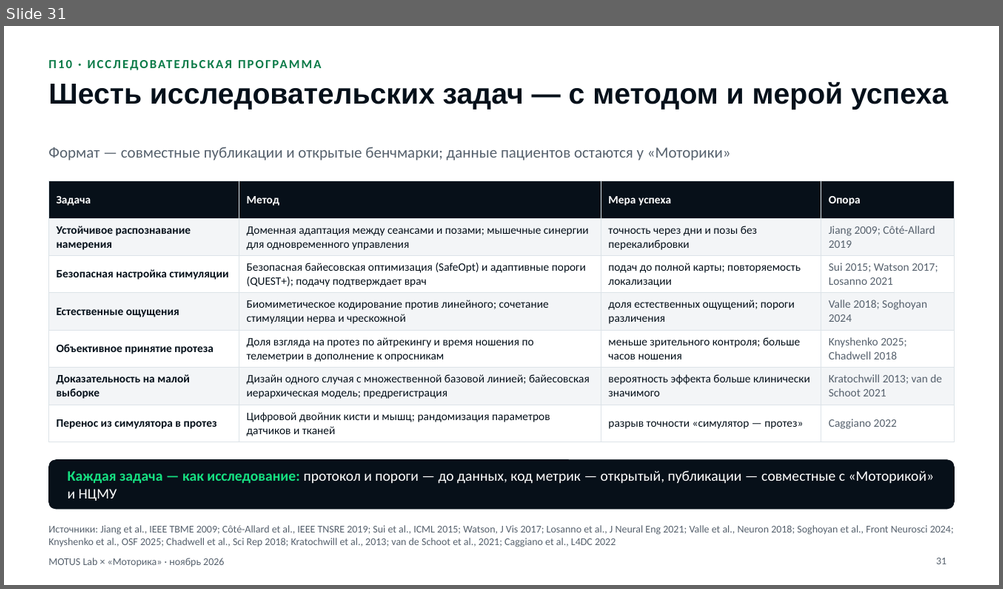
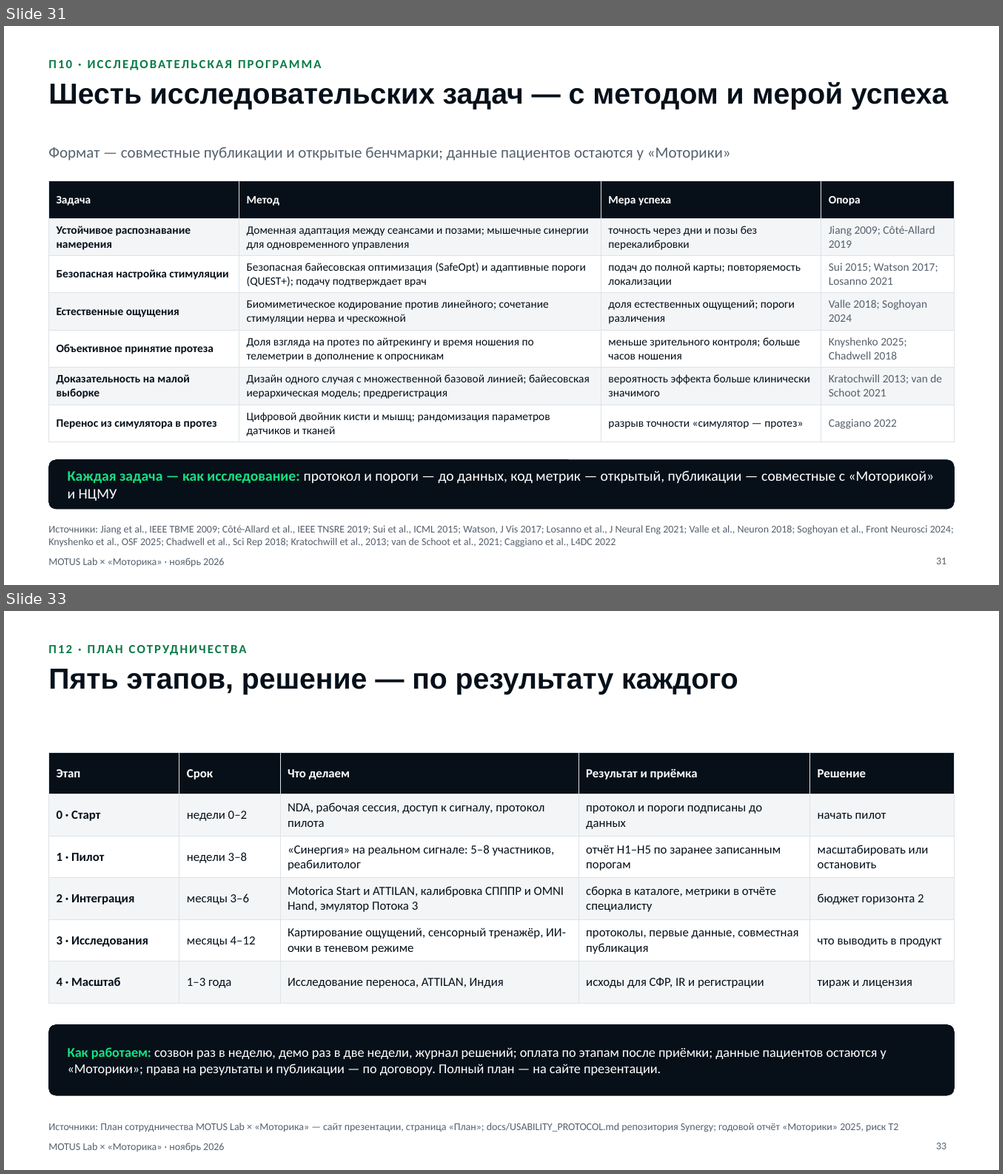
Before and after one commit to KonkovDV/Synergy, a slide deck: motorica/MOTUS-Lab-Motorica.pptx. Shown one above the other, each under a label of ours: slide 31 before the commit, slides 31 and 33 after it; the slides between them are not shown. The pictures are 1003x589 and 1003x1174 pixels, drawn with LibreOffice and Linux fonts; fonts in the diff are those of the drawing. Boxes give left, top, right and bottom in pixels: in the first picture for what was removed or moved away, otherwise in the second. Text is boxed around its words. In the diff, an @@ line names an element or a change of style, - is before the commit and + after.

Commit message:
«Моторика»: фактчекинг, боли компании и план сотрудничества
- Фактчекинг по годовому отчёту «Моторики» за 2025 год: убрано
  неподтверждённое упоминание «Лимба» на слайде сценариев; слайд
  экономики опирается на долю повторных пациентов рынка (87 %); в
  чувствительности — граница допущения A1 (рынок: 87 % повторных
  продаж → рычаг удержания ≈42 млн ₽ в 2031 году вместо 145).
- Новые приложения: П11 «Боли «Моторики»» — восемь болей из годового
  отчёта, реестра рисков и интервью с ответом и мерой на каждую; П12
  «План сотрудничества» — пять этапов с воротами решений.
- motorica/PLAN.md и страница /motorica/plan.html: боли, семь рабочих
  пакетов с приёмкой, этапы, первые 90 дней, роли, данные и
  регуляторика, варианты прав и оплаты, показатели, риски, источники.
- Проверки: план без контактов и собран из текущего PLAN.md; axe и
  ширины 320–1920 px — для обеих страниц; service worker кэширует
  каждую страницу по её адресу.

```diff
--- a/motorica/MOTUS-Lab-Motorica.pptx
+++ b/motorica/MOTUS-Lab-Motorica.pptx
@@ slide 33 added at (4, 611, 999, 1170), background #FFFFFF; not listed: 1 template element that a slide beside it also shows @@
@@ text added at (48, 638, 954, 659), 12 pt, text #0A7A47, bold @@
+П12 · ПЛАН СОТРУДНИЧЕСТВА
@@ title added at (48, 669, 738, 695), 28 pt, text #05101A, bold @@
+Пять этапов, решение — по результату каждого
@@ table added at (48, 753, 954, 991), 6 rows, 5 columns @@
+Этап | Срок | Что делаем | Результат и приёмка | Решение
+0 · Старт | недели 0–2 | NDA, рабочая сессия, доступ к сигналу, протокол пилота | протокол и пороги подписаны до данных | начать пилот
+1 · Пилот | недели 3–8 | «Синергия» на реальном сигнале: 5–8 участников, реабилитолог | отчёт H1–H5 по заранее записанным порогам | масштабировать или остановить
+2 · Интеграция | месяцы 3–6 | Motorica Start и ATTILAN, калибровка СПППР и OMNI Hand, эмулятор Потока 3 | сборка в каталоге, метрики в отчёте специалисту | бюджет горизонта 2
+3 · Исследования | месяцы 4–12 | Картирование ощущений, сенсорный тренажёр, ИИ-очки в теневом режиме | протоколы, первые данные, совместная публикация | что выводить в продукт
+4 · Масштаб | 1–3 года | Исследование переноса, ATTILAN, Индия | исходы для СФР, IR и регистрации | тираж и лицензия
@@ rounded rectangle added at (48, 1025, 954, 1096), fill #071019, outline #071019 0.5 pt @@
@@ text added at (68, 1048, 886, 1076), 13 pt, text #FFFFFF @@
+Как работаем: созвон раз в неделю, демо раз в две недели, журнал решений; оплата по этапам после приёмки; данные пациентов остаются у «Моторики»; права на результаты и публикации — по договору. Полный план — на сайте презентации.
@@ text added at (48, 1123, 899, 1133), 10 pt, text #56616D @@
+Источники: План сотрудничества MOTUS Lab × «Моторика» — сайт презентации, страница «План»; docs/USABILITY_PROTOCOL.md репозитория Synergy; годовой отчёт «Моторики» 2025, риск Т2
@@ page number added at (936, 1143, 946, 1150), 10 pt, text #56616D @@
+33
```
Also in this commit, not shown: 8 slides changed, 1 other slide added, 37 other files.
